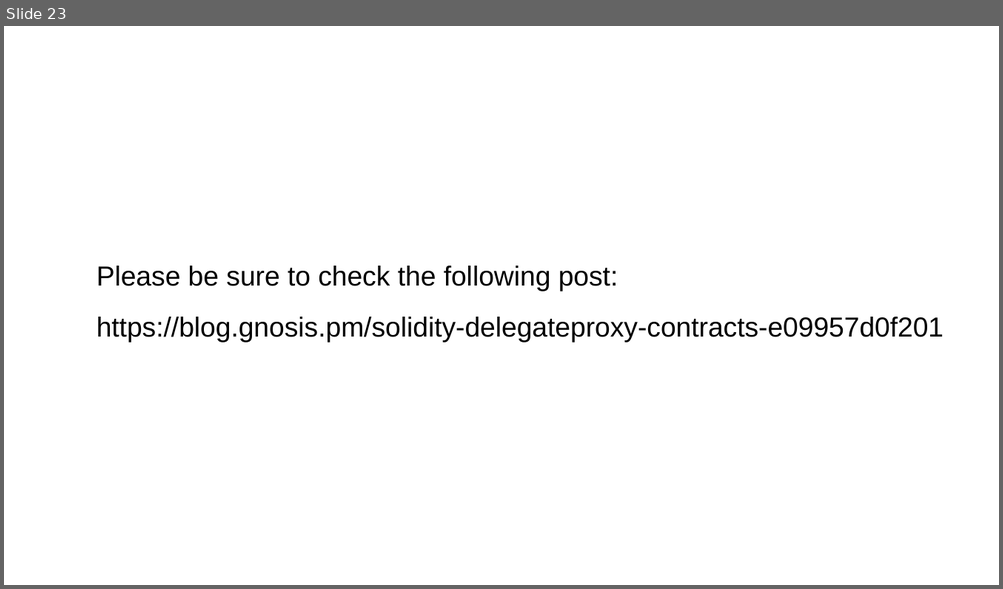
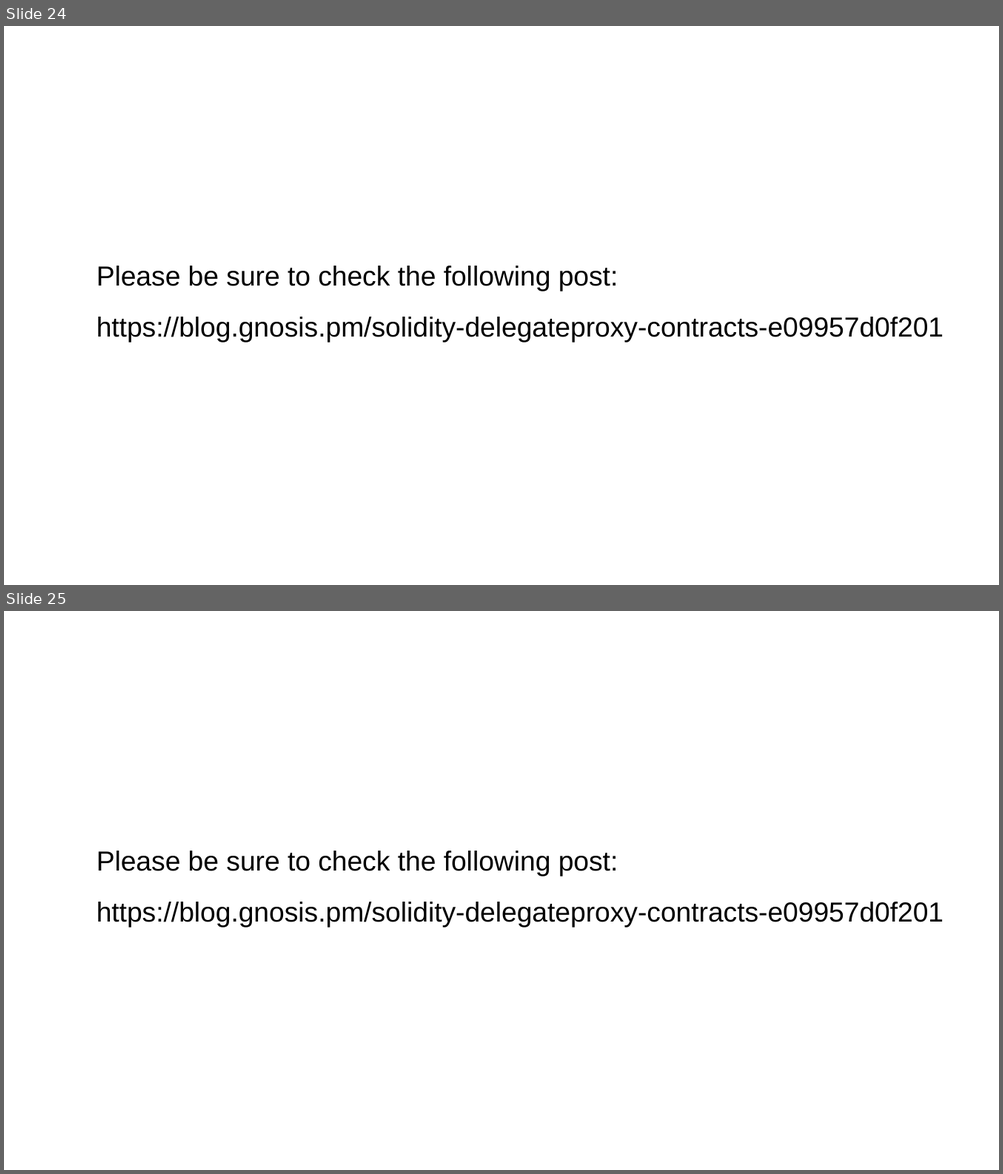
Before and after one commit to ethereum/remix-workshops, a slide deck: proxyContractAwardToken/ProxyContract.odp. Shown one above the other, each under a label of ours: slide 23 before the commit, slides 24 and 25 after it. The pictures are 1003x589 and 1003x1174 pixels, drawn with LibreOffice and Linux fonts; fonts in the diff are those of the drawing. Boxes give left, top, right and bottom in pixels: in the first picture for what was removed or moved away, otherwise in the second. Text is boxed around its words. In the diff, an @@ line names an element or a change of style, - is before the commit and + after.

```diff
--- a/proxyContractAwardToken/ProxyContract.odp
+++ b/proxyContractAwardToken/ProxyContract.odp
@@ slide 25 added at [4,611,999,1170], background #FFFFFF @@
@@ text added at [96,851,943,927], 22 pt, text #000000 @@
+Please be sure to check the following post:
+https://blog.gnosis.pm/solidity-delegateproxy-contracts-e09957d0f201
@@ what was slide 23 is now slide 24 @@
```
Also in this commit, not shown: 12 slides changed, 1 other slide added, 14 other files.
